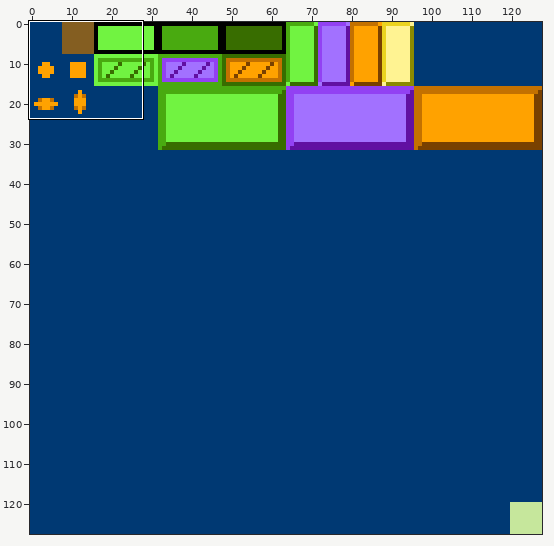
Pixel-art file: tiles.aseprite. Above: a wide view before the commit, with the close-up outlined.
Close-up. Old version:
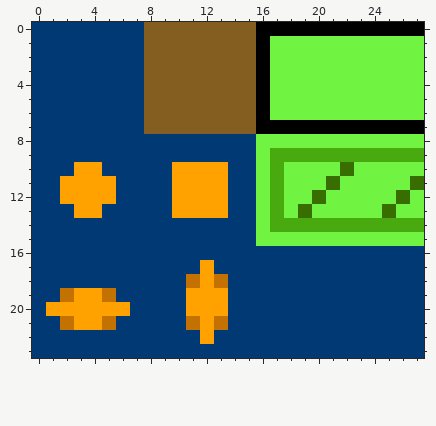
128x128 pixels, 1 frame. Shown: x 0..27, y 0..23.
After:
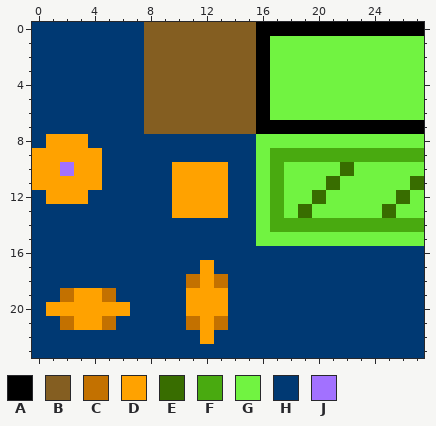
Palette (. is transparent): A #000000  B #845e21  C #c37100  D #ffa200  E #386d00  F #49aa10  G #71f341  H #003973  J #a271ff
The exact change:
Colour H gives way to colour D in row 8 at x 1 to 3; in row 9 at x 0 to 4; in rows 10 to 11 at x 0 to 1; in row 12 at x 1.
Colour D gives way to colour H in row 11 at x 5; in row 12 at x 4 to 5; in row 13 at x 3 to 4.
Colour H gives way to colour J in row 10 at x 2.
Where, in picture pixels (left, top, right, bottom), the same in both close-ups:
changed: (32, 134, 116, 218)
